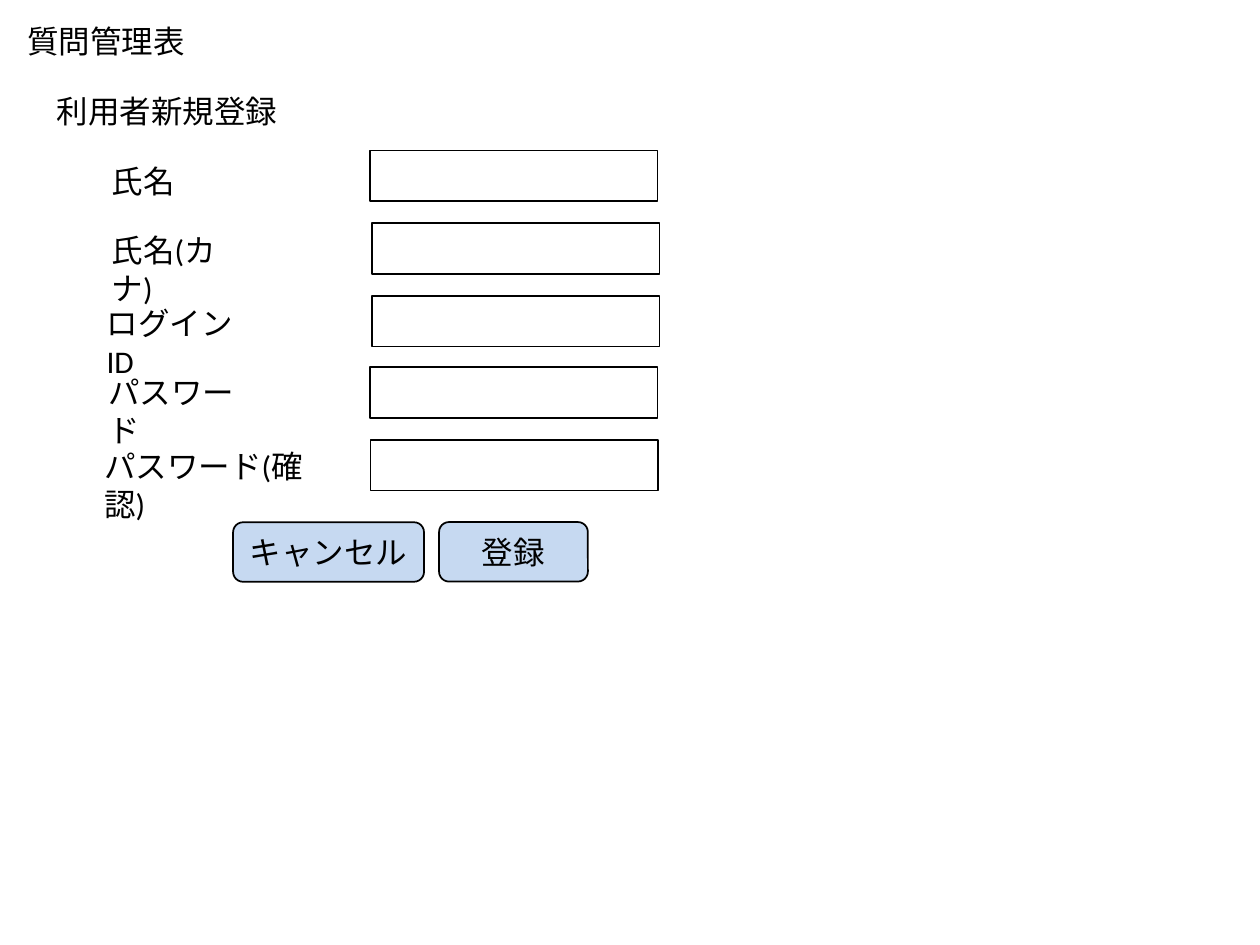
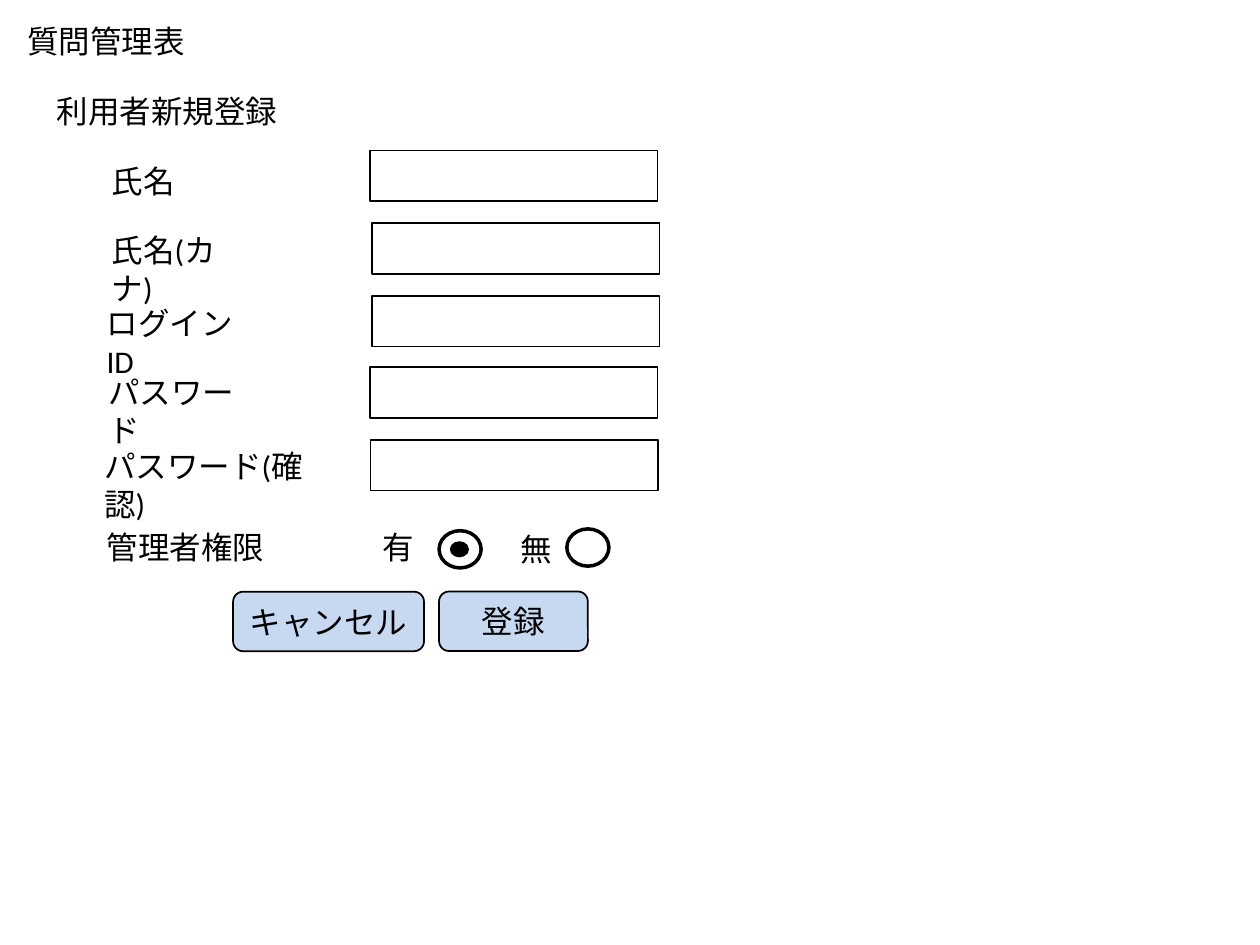
Before and after one commit to t-shimada/qa-docs, a slide deck: slide 9 of 画面一覧.pptx. Drawn at 1260x945 pixels with LibreOffice and Linux fonts; fonts in the diff are those of the drawing. Boxes give left, top, right and bottom in pixels: in the first picture for what was removed or moved away, otherwise in the second. Text is boxed around its words. In the diff, an @@ line names an element or a change of style, - is before the commit and + after.

```diff
--- a/画面一覧.pptx
+++ b/画面一覧.pptx
@@ text added at <box>107,532,265,562</box>, 18 pt, text #000000 @@
+管理者権限
@@ text added at <box>382,532,414,562</box>, 18 pt, text #000000 @@
+有
@@ ellipse added at <box>438,530,480,568</box>, fill #FFFFFF, outline #000000 2 pt @@
@@ text added at <box>521,534,553,564</box>, 18 pt, text #000000 @@
+無
@@ ellipse added at <box>567,529,609,567</box>, fill #FFFFFF, outline #000000 2 pt @@
@@ ellipse added at <box>452,543,467,556</box>, fill #000000, outline #000000 2 pt @@
@@ rounded rectangle "キャンセル": place and size @@
-rounded rectangle "キャンセル" at <box>233,523,425,582</box>
+rounded rectangle "キャンセル" at <box>233,592,425,651</box>
@@ rounded rectangle "登録": place and size @@
-rounded rectangle "登録" at <box>438,522,587,581</box>
+rounded rectangle "登録" at <box>438,591,587,650</box>
```
Also in this commit, not shown: 1 other slide changed.
